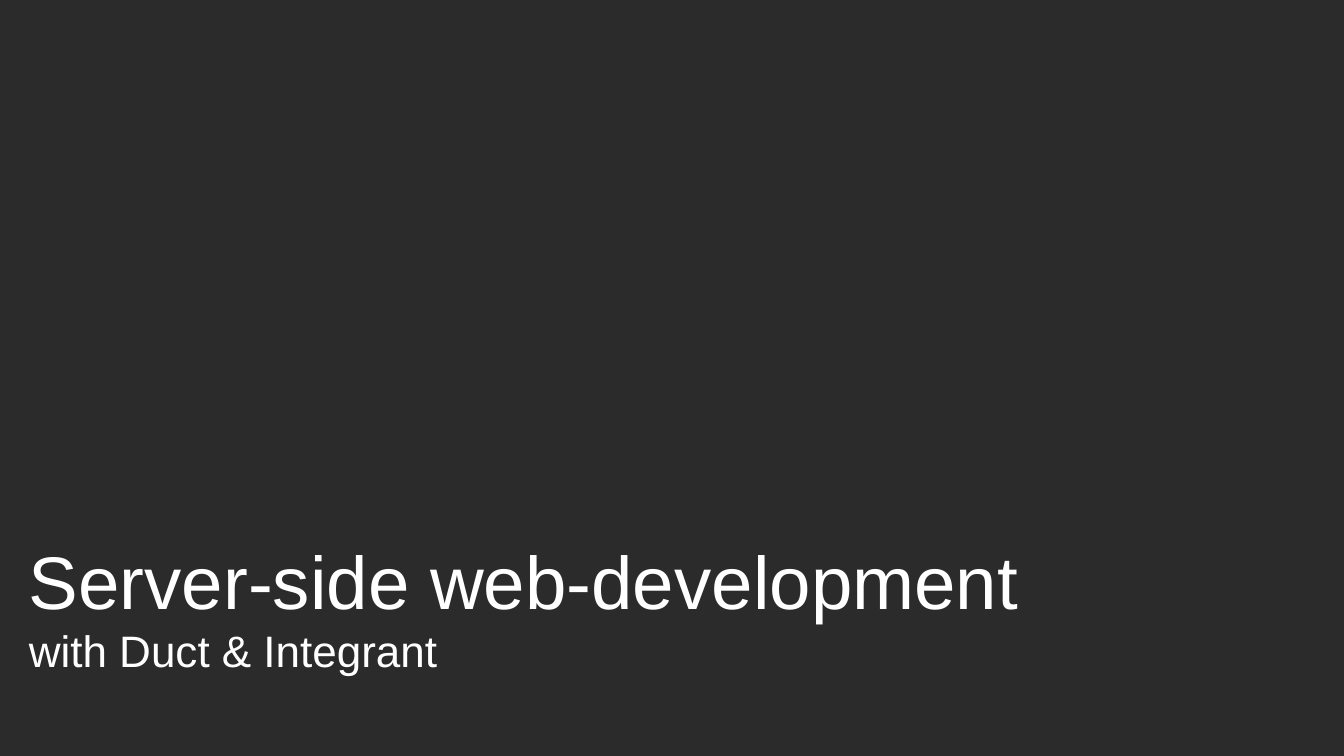
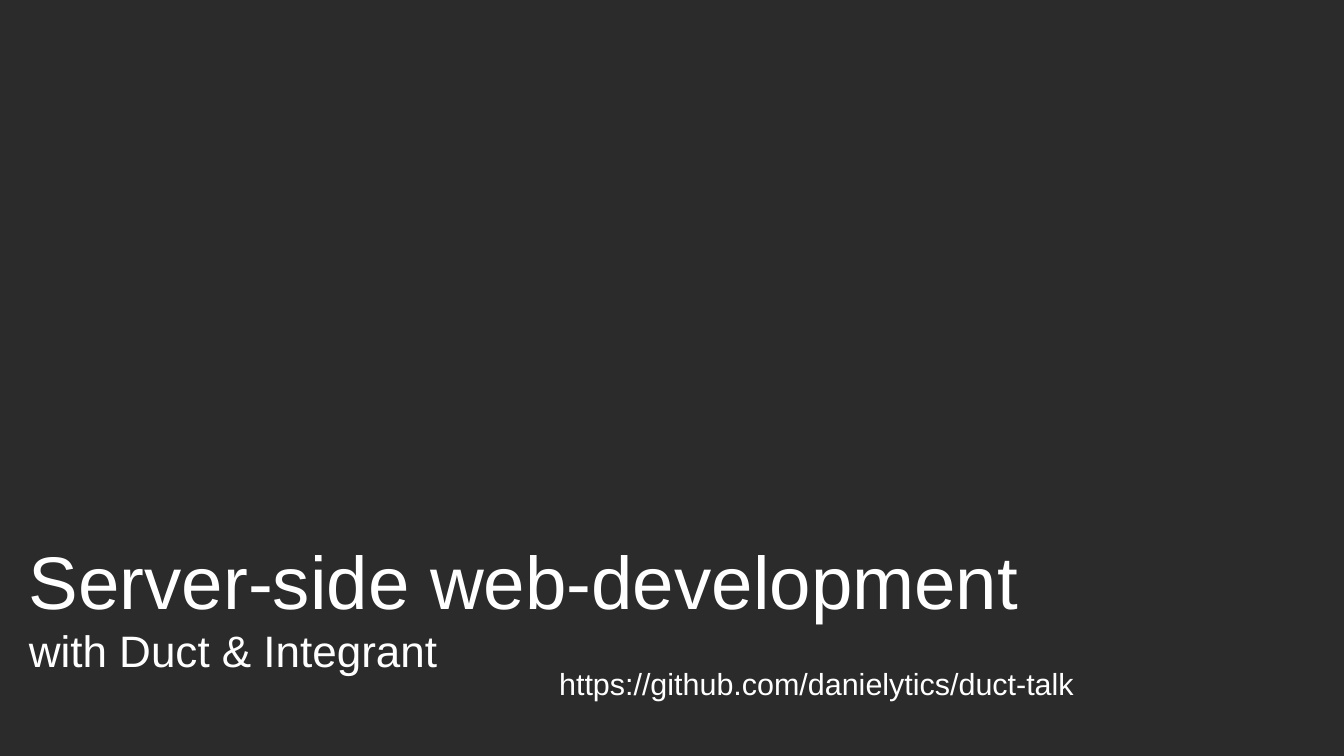
Before and after one commit to danielytics/duct-talk, a slide deck: slide 1 of slides.odp. Drawn at 1344x756 pixels with LibreOffice and Linux fonts; fonts in the diff are those of the drawing; background and template pictures are left out; a plain dark background stands for a picture behind light text. Boxes give left, top, right and bottom in pixels: in the first picture for what was removed or moved away, otherwise in the second. Text is boxed around its words. In the diff, an @@ line names an element or a change of style, - is before the commit and + after.

Commit message:
Updated github URL in slides

```diff
--- a/slides.odp
+++ b/slides.odp
@@ text added at [559,673,1074,701], 18 pt, text #FFFFFF @@
+https://github.com/danielytics/duct-talk
```
Also in this commit, not shown: 1 other slide changed, 1 other file.
